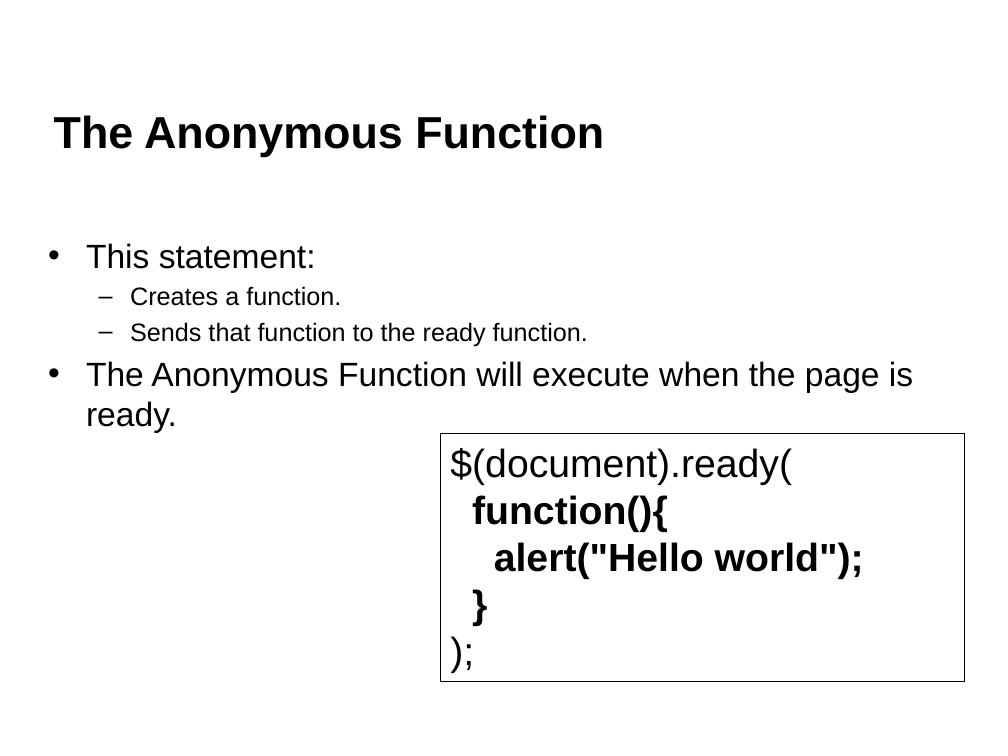
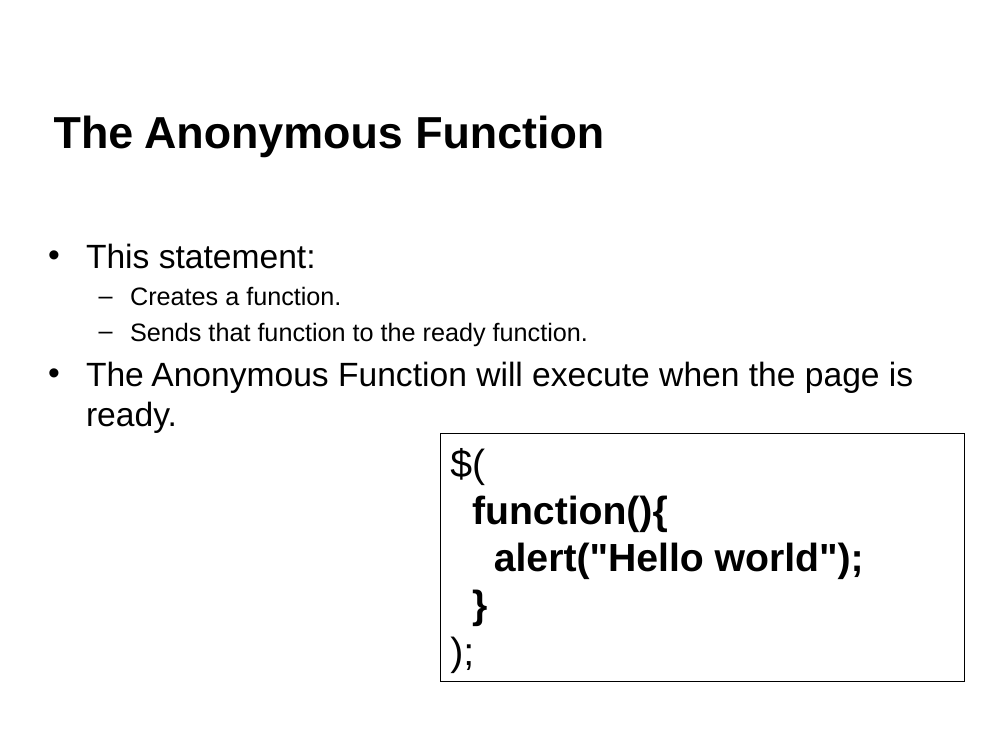
Before and after one commit to napier40000036/jQueryTutorial, a slide deck: slide 8 of jQuery L01 Introduction.pptx (slide 6 before the commit). Drawn at 1008x756 pixels with LibreOffice and Linux fonts; fonts in the diff are those of the drawing; background and template pictures are left out. Boxes give left, top, right and bottom in pixels: in the first picture for what was removed or moved away, otherwise in the second. Text is boxed around its words. In the diff, an @@ line names an element or a change of style, - is before the commit and + after.

```diff
--- a/jQuery L01 Introduction.pptx
+++ b/jQuery L01 Introduction.pptx
@@ text in rectangle at (450,448,792,485): text changed @@
-$(document).ready(
+$(
```
Also in this commit, not shown: 6 other slides changed, 16 slides added, 3 slides removed, 2 other files.
